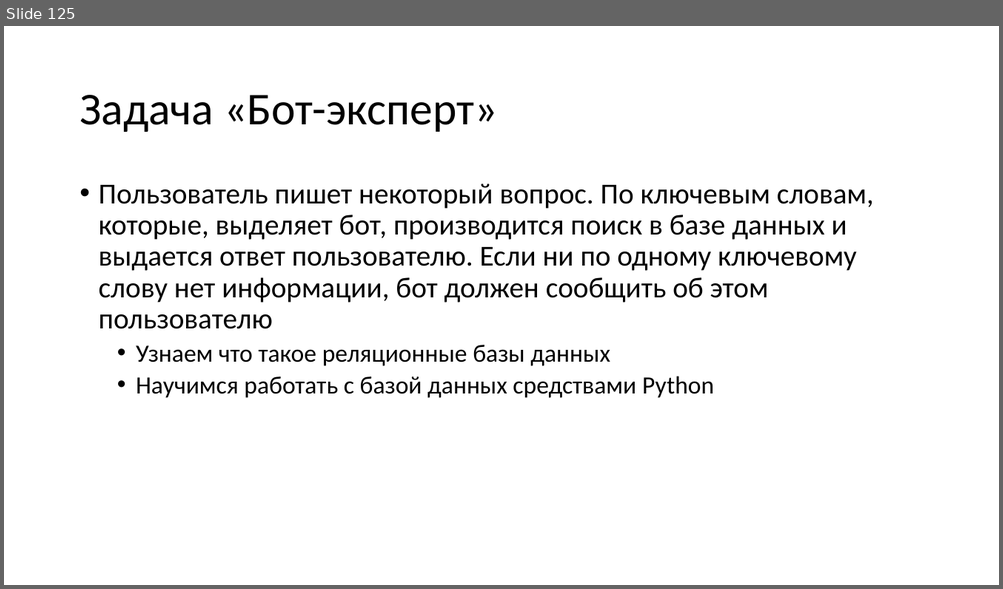
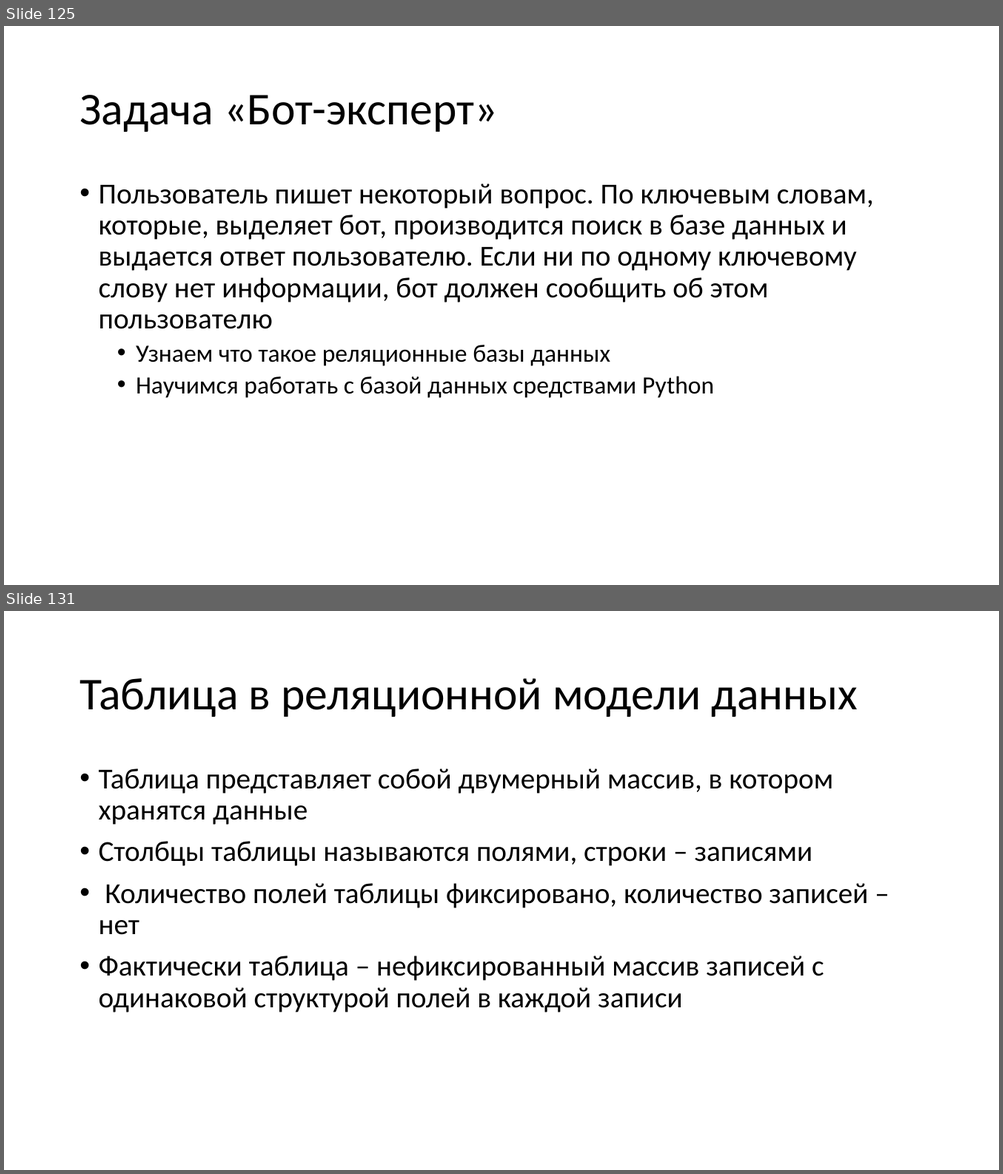
Before and after one commit to paveltsytovich/telegram-course, a slide deck: Presentation/Разработка ботов для телеграмм на Python.pptx. Shown one above the other, each under a label of ours: slide 125 before the commit, slides 125 and 131 after it; the slides between them are not shown. The pictures are 1003x589 and 1003x1174 pixels, drawn with LibreOffice and Linux fonts; fonts in the diff are those of the drawing. Boxes give left, top, right and bottom in pixels: in the first picture for what was removed or moved away, otherwise in the second. Text is boxed around its words. In the diff, an @@ line names an element or a change of style, - is before the commit and + after.

Commit message:
Определение базы данных, СУБД и таблиц

```diff
--- a/Presentation/Разработка ботов для телеграмм на Python.pptx
+++ b/Presentation/Разработка ботов для телеграмм на Python.pptx
@@ slide 131 added at (4, 611, 999, 1170), background #FFFFFF @@
@@ title added at (79, 678, 857, 717), 44 pt, text #000000 @@
+Таблица в реляционной модели данных
@@ text added at (99, 769, 868, 1013), 28 pt, text #000000 @@
+• Таблица представляет собой двумерный массив, в котором хранятся данные
+• Столбцы таблицы называются полями, строки – записями
+• Количество полей таблицы фиксировано, количество записей – нет
+• Фактически таблица – нефиксированный массив записей с одинаковой структурой полей в каждой записи
```
Also in this commit, not shown: 1 slide changed, 8 other slides added.
